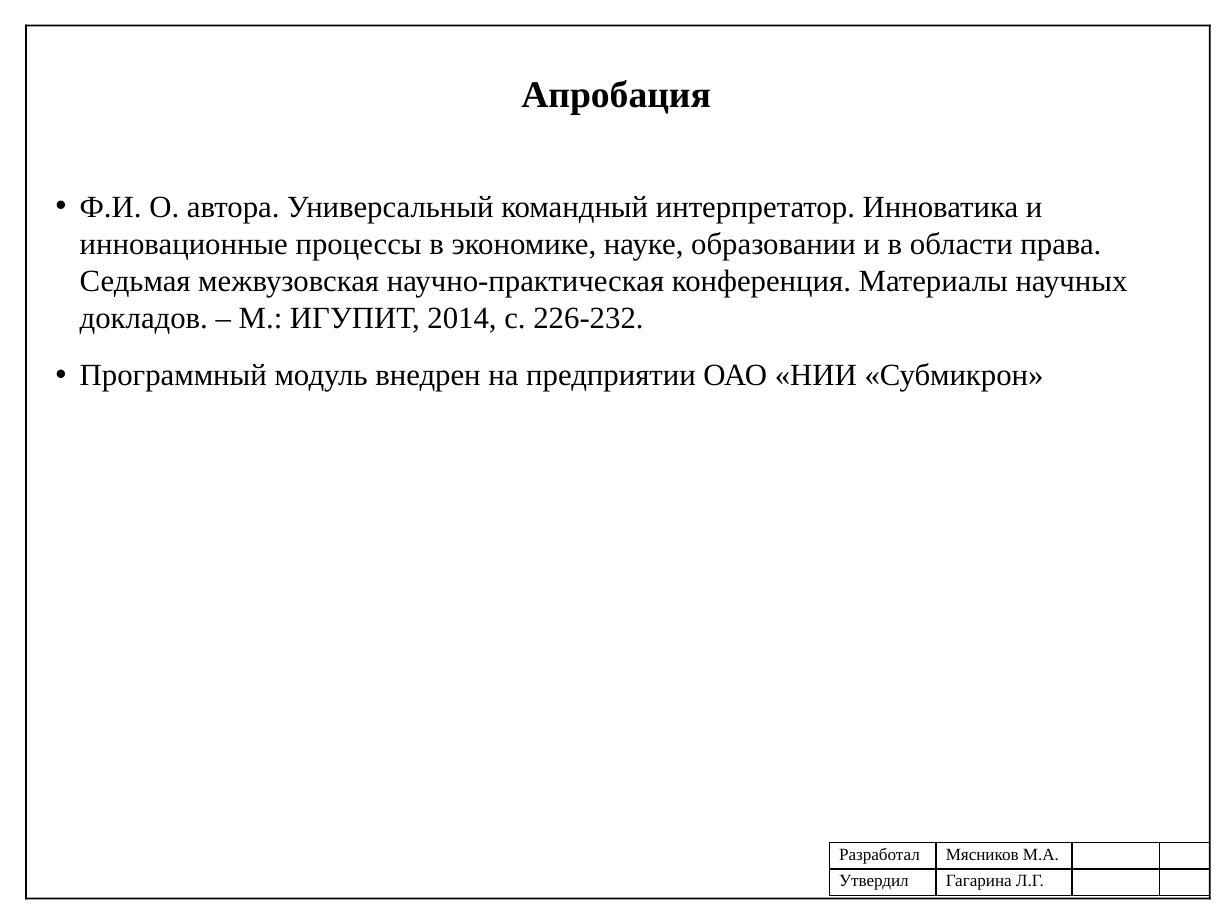
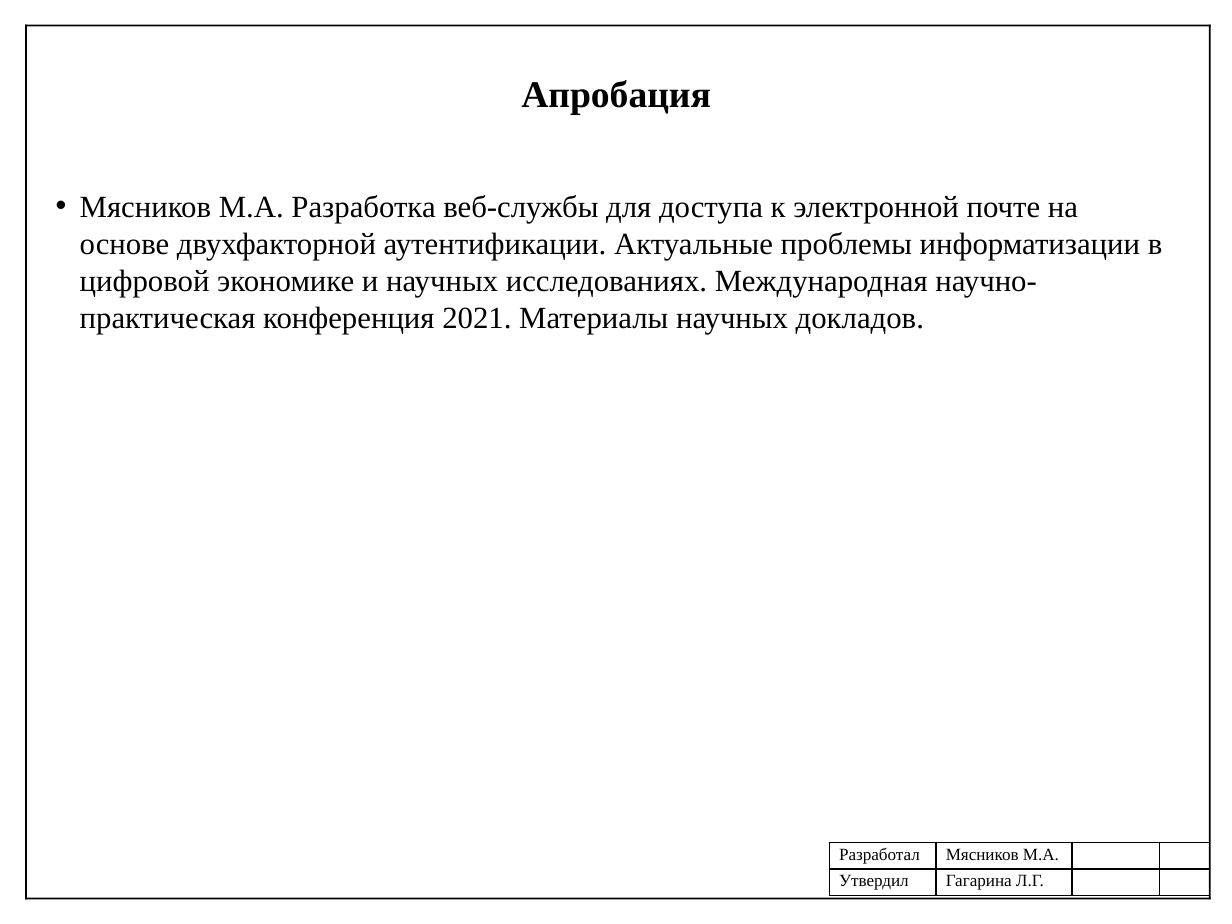
Before and after one commit to mJaJksJ/VCR, a slide deck: slide 8 of УП-Презентация.pptx (slide 10 before the commit). Drawn at 1232x924 pixels with LibreOffice and Linux fonts; fonts in the diff are those of the drawing. Boxes give left, top, right and bottom in pixels: in the first picture for what was removed or moved away, otherwise in the second. Text is boxed around its words. In the diff, an @@ line names an element or a change of style, - is before the commit and + after.

```diff
--- a/УП-Презентация.pptx
+++ b/УП-Презентация.pptx
@@ text at bbox=[80, 195, 1163, 334]: text changed @@
-• Ф.И. О. автора. Универсальный командный интерпретатор. Инноватика и инновационные процессы в экономике, науке, образовании и в области права. Седьмая межвузовская научно-практическая конференция. Материалы научных докладов. – М.: ИГУПИТ, 2014, с. 226-232.
-• Программный модуль внедрен на предприятии ОАО «НИИ «Субмикрон»
+• Мясников М.А. Разработка веб-службы для доступа к электронной почте на основе двухфакторной аутентификации. Актуальные проблемы информатизации в цифровой экономике и научных исследованиях. Международная научно-практическая конференция 2021. Материалы научных докладов.
```
Also in this commit, not shown: 2 other slides changed, 2 slides removed, 3 other files.
